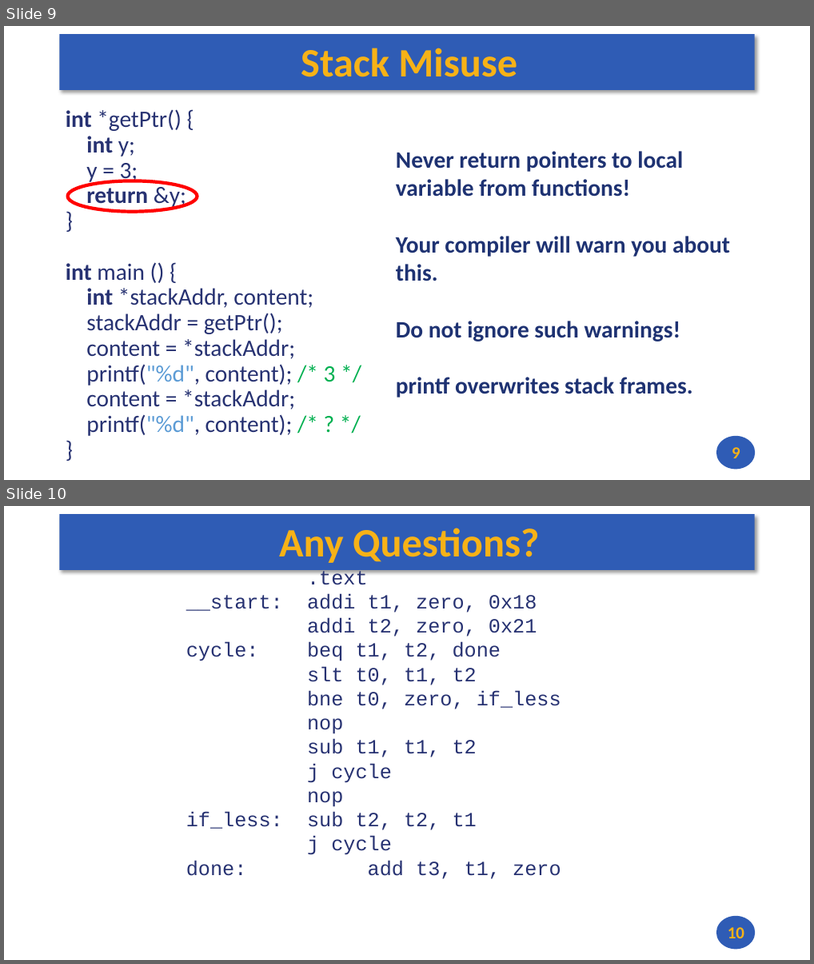
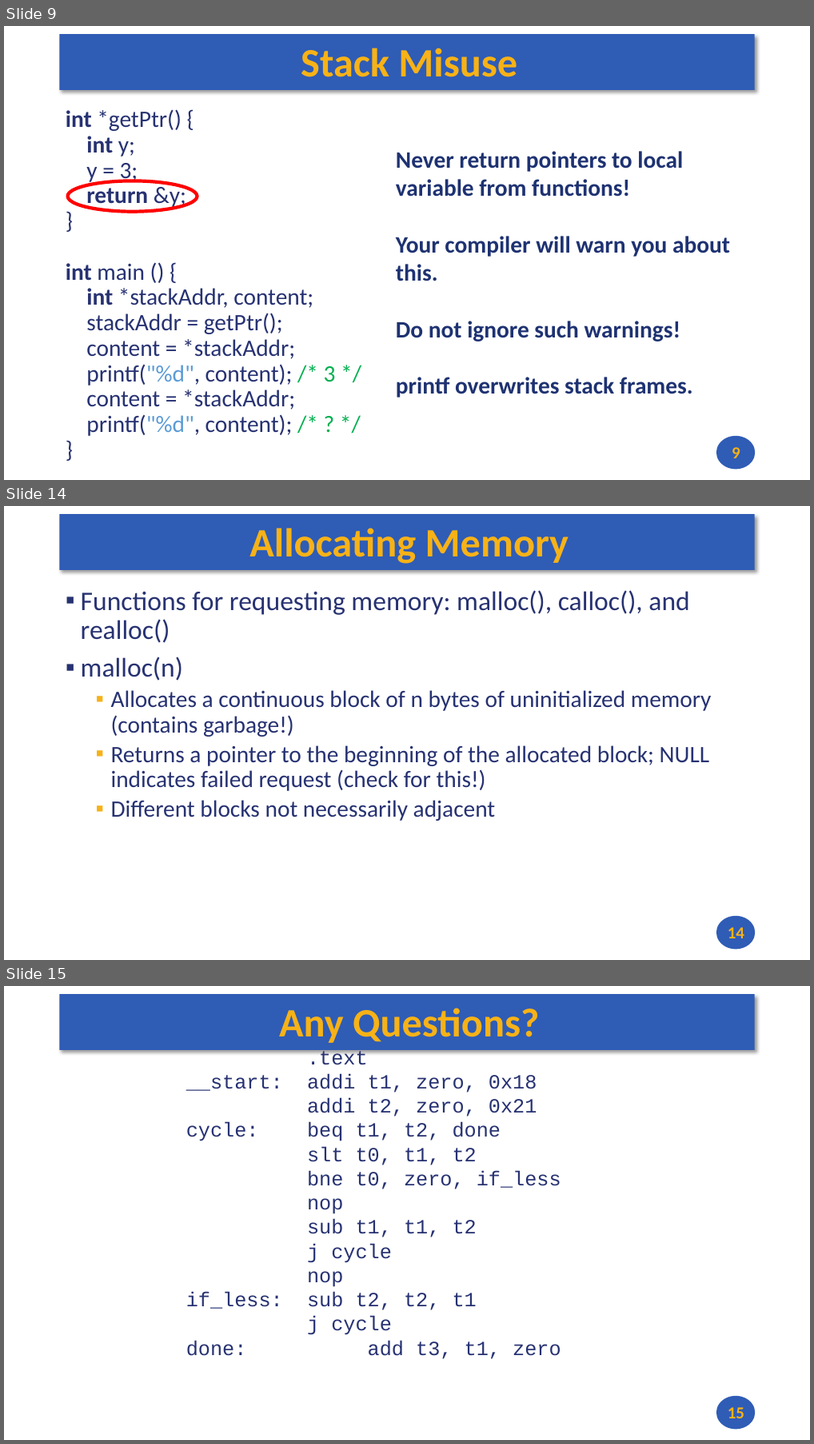
Before and after one commit to andrewt0301/hse-acos-course, a slide deck: docs/part2os/02_C/OS_Lecture_02.pptx. Shown one above the other, each under a label of ours: slides 9 and 10 before the commit, slides 9, 14 and 15 after it; the slides between them are not shown. The pictures are 814x964 and 814x1444 pixels, drawn with LibreOffice and Linux fonts; fonts in the diff are those of the drawing. Boxes give left, top, right and bottom in pixels: in the first picture for what was removed or moved away, otherwise in the second. Text is boxed around its words. In the diff, an @@ line names an element or a change of style, - is before the commit and + after.

```diff
--- a/docs/part2os/02_C/OS_Lecture_02.pptx
+++ b/docs/part2os/02_C/OS_Lecture_02.pptx
@@ slide 14 added at (x1=4, y1=506, x2=810, y2=960), background #FFFFFF; not listed: 2 template elements that a slide beside it also shows @@
@@ title added at (x1=250, y1=528, x2=569, y2=564), 48 pt, text #F7B217, bold @@
+Allocating Memory
@@ text added at (x1=81, y1=590, x2=712, y2=820), 28 pt, text #273272 @@
+▪ Functions for requesting memory: malloc(), calloc(), and realloc()
+▪ malloc(n)
+  ▪ Allocates a continuous block of n bytes of uninitialized memory (contains garbage!)
+  ▪ Returns a pointer to the beginning of the allocated block; NULL indicates failed request (check for this!)
+  ▪ Different blocks not necessarily adjacent
@@ page number added at (x1=728, y1=927, x2=745, y2=938), 20 pt, text #F7B217, bold @@
+14
@@ what was slide 10 is now slide 15 @@
@@ page number at (x1=728, y1=1407, x2=745, y2=1418): text changed @@
-10
+15
```
Also in this commit, not shown: 4 other slides added, 2 other files.
